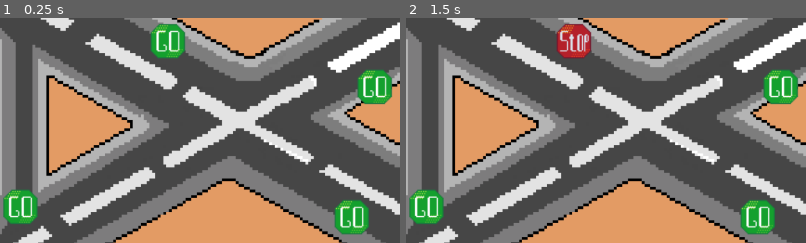
Above: before the commit, frames 1-2 (left to right).
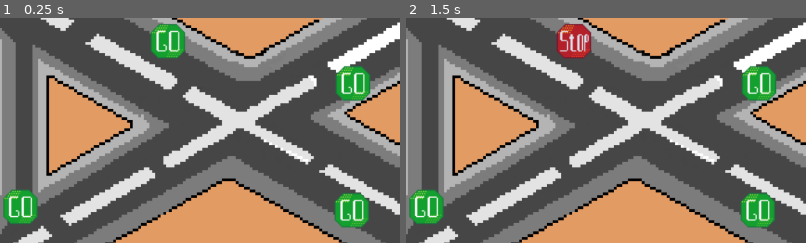
Above: after the commit, the same moments.

Repository: WinnerWind/omov-game
Game: Godot game, scene res://scenes/main.tscn
Same seed, same stepped clock (60 frames per second), same inputs: the game is played once before the commit and once after it.
Inputs (mouse positions are % of the whole screen's width and height, from its top left):
- Up to frame 1 (0.25 s): no input
- Up to frame 2 (1.5 s): click (41, 32) at 0.52 s; click "Increase wave" at 1.25 s
The pictures show only the part of the screen within x 21-71%, y 27-77%; the shares and areas given below are measured in that part.

The runs differ from the first frame. In frame 1, 2.8% of the frame differs, in the area x 83-98%, y 21-97%; in frame 2, 2.8%.

Commit message:
Fix stop sign positioning in main world

Diff:
--- a/scenes/main.tscn
+++ b/scenes/main.tscn
@@ -100,7 +100,7 @@
 size = Vector2(40, 40)
 
 [sub_resource type="RectangleShape2D" id="RectangleShape2D_o6xl0"]
-size = Vector2(40, 40)
+size = Vector2(30, 20)
 
 [node name="Main Scene" type="Node2D" node_paths=PackedStringArray("car_spawner", "pothole_spawner")]
 script = ExtResource("1_tbgi4")
@@ -222,7 +222,7 @@
 shape = SubResource("RectangleShape2D_choun")
 
 [node name="South" parent="Stop" instance=ExtResource("7_o6xl0")]
-position = Vector2(739, 446)
+position = Vector2(739, 440)
 stop_car_entirely = true
 shape = SubResource("RectangleShape2D_ya4ey")
 
@@ -232,7 +232,7 @@
 shape = SubResource("RectangleShape2D_tipki")
 
 [node name="East" parent="Stop" instance=ExtResource("7_o6xl0")]
-position = Vector2(759, 332)
+position = Vector2(743, 323)
 stop_car_entirely = true
 shape = SubResource("RectangleShape2D_o6xl0")
 
